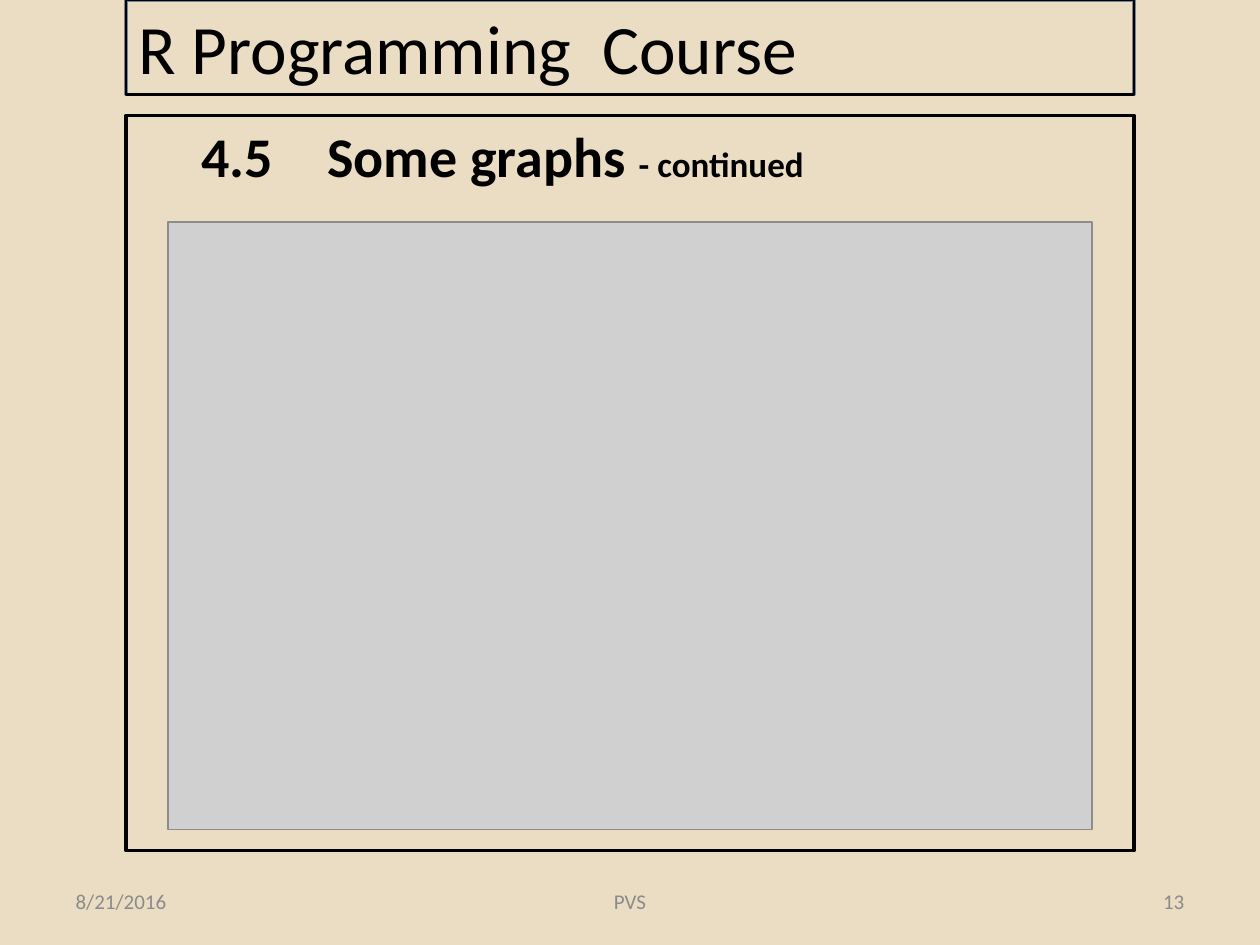
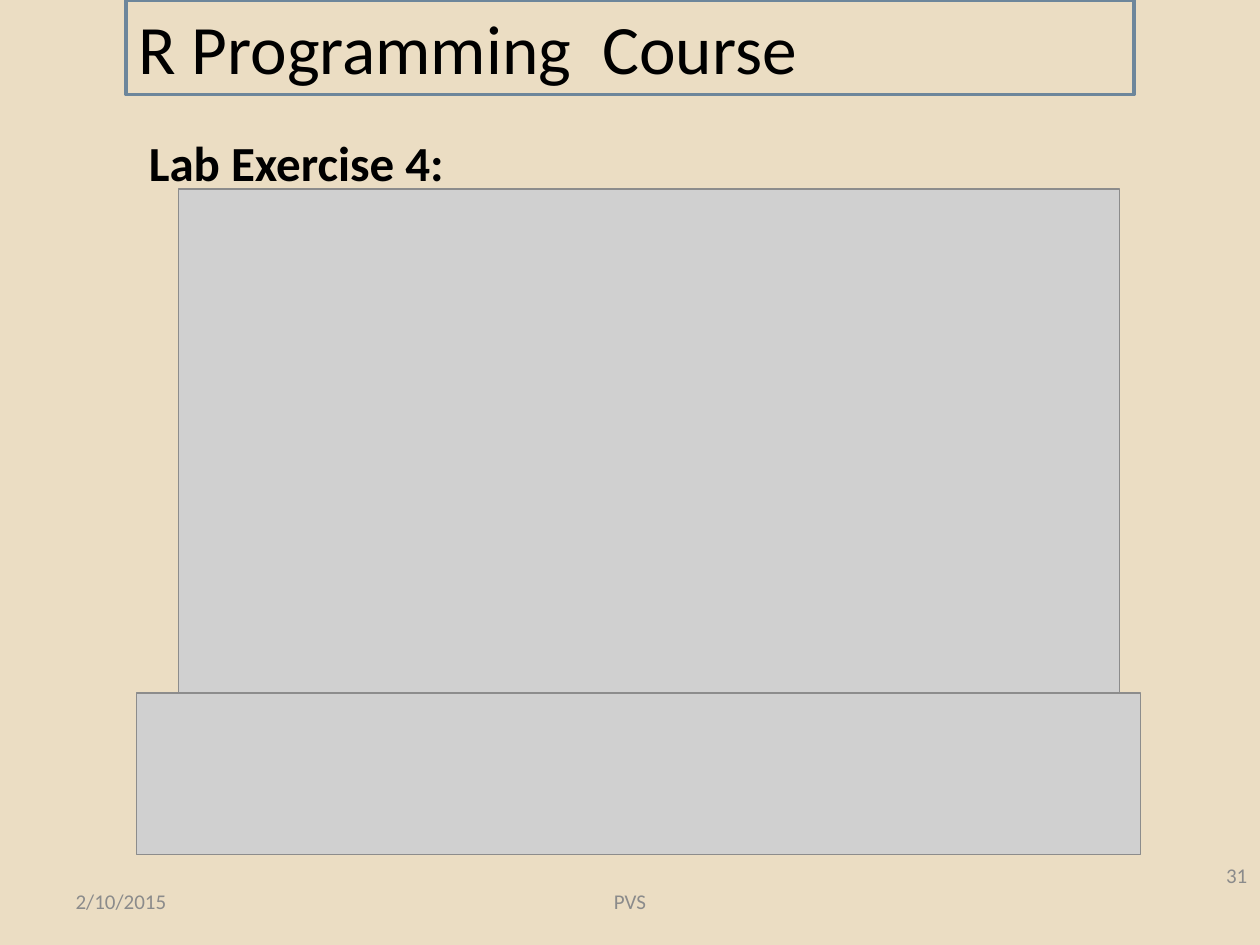
Before and after one commit to pvs-greatlakes/R-materials, a slide deck: slide 31 of R Programming_Lessons_4.pptx (slide 13 before the commit). Drawn at 1260x945 pixels with LibreOffice and Linux fonts; fonts in the diff are those of the drawing; grey boxes stand for pictures; background and template pictures are left out. Boxes give left, top, right and bottom in pixels: in the first picture for what was removed or moved away, otherwise in the second. Text is boxed around its words. In the diff, an @@ line names an element or a change of style, - is before the commit and + after.

```diff
--- a/R Programming_Lessons_4.pptx
+++ b/R Programming_Lessons_4.pptx
@@ title "R Programming Course": place and size @@
-title "R Programming Course" at box(126, 0, 1134, 94)
+title "R Programming Course" at box(139, 26, 796, 86)
@@ title "R Programming Course" at box(139, 26, 796, 86): outline #000000 1.5 pt to none @@
@@ rectangle removed at box(126, 116, 1134, 850) @@
@@ text at box(149, 146, 443, 193): text changed; size 32 to 28 pt @@
-  4.5 Some graphs - continued
+Lab Exercise 4:
@@ picture: place and size @@
-picture at box(168, 222, 1091, 829)
+picture at box(179, 189, 1120, 693)
@@ picture added at box(136, 693, 1140, 854) @@
@@ page number at box(1226, 869, 1247, 883): text changed @@
-13
+31
@@ text at box(76, 894, 167, 910): text changed @@
-8/21/2016
+2/10/2015
```
Also in this commit, not shown: 11 other slides changed, 30 slides added, 15 slides removed, 6 other files.
